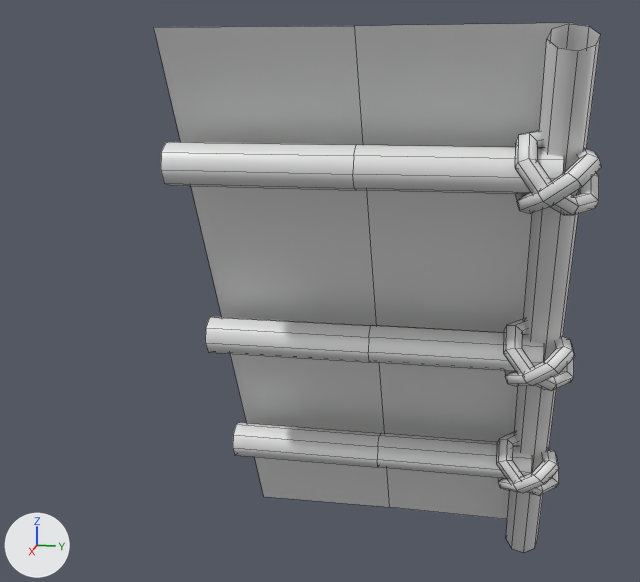
An edit to the FBX model Assets/Art/Models/Environment/ZeFoyerThatchWalls.fbx, drawn before and after from the same camera.
Both versions are drawn from a camera (50 mm lens) standing at (6.23, 0.7, 3.26) and looking at (1.56, -0.23, 2.09). Arrows for +X, +Y and +Z are at lower left; the lights stay in place. Mesh edges are drawn as thin lines. Where no turn or scale is listed for an object, it has been applied to the vertices.

The scene before the commit, as lines of its bpy script (objects in view):
```python
me_plane_010 = bpy.data.meshes.new('Plane.010')
me_plane_010.from_pydata(...)  # 382 vertices, 346 faces; spans x -0.04..2.13, y -1.0..1.19, z -0.15..3.48
# faces by material slot: [2, 8, 48, 288]
me_plane_010.materials.append(mat_thatch)  # white #e7e7e7
me_plane_010.materials.append(mat_log)  # white #e7e7e7
me_plane_010.materials.append(mat_logbarkless)  # white #e7e7e7
me_plane_010.materials.append(mat_ladiesparlourwalls)  # white #e7e7e7
ob_zefoyerthatchwalls = bpy.data.objects.new('ZeFoyerThatchWalls', me_plane_010)
ob_zefoyerthatchwalls.location = (0.0, 0.0, 0.0)
```
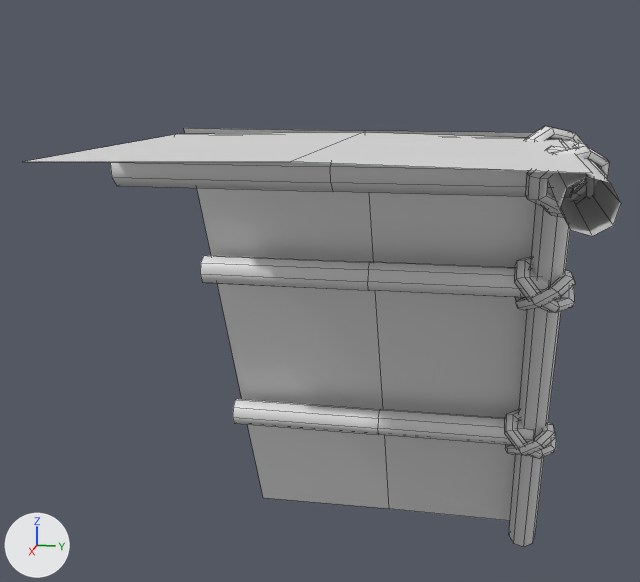
Commit message: Kitbashing on Ze Foyer

What differs and where, as boxes [x1, y1, x2, y2] in the pictures (640 x 582 px; the box of a moved part takes in the faces that stretch with it):
'ZeFoyerThatchWalls', reshaped (33% wider, 20% shorter)
    before: [154, 23, 601, 552]
    after: [24, 126, 621, 547]
part 1 of me_plane_010, moved or reshaped
    before: [154, 23, 573, 519]
    after: [184, 128, 536, 521]
part 2 of me_plane_010, moved or reshaped
    before: [506, 24, 601, 552]
    after: [509, 140, 581, 547]
part 3 of me_plane_010, moved or reshaped
    before: [233, 422, 532, 478]
    after: [233, 399, 534, 445]
part 4 of me_plane_010, moved or reshaped
    before: [496, 432, 559, 496]
    after: [504, 410, 556, 458]
part 5 of me_plane_010, moved or reshaped
    before: [498, 449, 559, 493]
    after: [505, 423, 556, 456]
part 6 of me_plane_010, moved or reshaped
    before: [205, 317, 544, 371]
    after: [200, 255, 549, 298]
part 7 of me_plane_010, moved or reshaped
    before: [503, 319, 574, 391]
    after: [514, 257, 575, 313]
part 8 of me_plane_010, moved or reshaped
    before: [505, 336, 575, 386]
    after: [515, 270, 575, 310]
part 9 of me_plane_010, moved or reshaped
    before: [515, 131, 599, 215]
    after: [525, 126, 584, 144]
part 10 of me_plane_010, moved or reshaped
    before: [515, 148, 601, 214]
    after: [566, 140, 588, 147]
part 11 of me_plane_010, added
    after: [525, 146, 609, 209]
part 12 of me_plane_010, added
    after: [543, 146, 607, 218]
part 13 of me_plane_010, added
    after: [175, 133, 562, 140]
part 14 of me_plane_010, added
    after: [110, 162, 573, 198]
part 15 of me_plane_010, added
    after: [548, 140, 621, 236]
part 16 of me_plane_010, cut back
    before: [161, 142, 564, 194]
    after: [24, 132, 593, 174]

Diff of the bpy script that builds the scene:
```diff
--- a/Assets/Art/Models/Environment/ZeFoyerThatchWalls.fbx.py
+++ b/Assets/Art/Models/Environment/ZeFoyerThatchWalls.fbx.py
@@ me_plane_010 @@
-me_plane_010.from_pydata(...)  # 382 vertices, 346 faces; spans x -0.04..2.13, y -1.0..1.19, z -0.15..3.48
+me_plane_010.from_pydata(...)  # 524 vertices, 468 faces; spans x -0.01..3.25, y -1.0..1.15, z -0.11..3.01
+# me_plane_010 part 1: the loose piece of 6 vertices spanning x -0.04..1.9, y -1.0..1.0, z 0.0..3.48 is scaled about its middle by (0.789, 1, 0.851), then moved by (-0.17, 0.0, -0.26)
+# me_plane_010 part 2: the loose piece of 16 vertices spanning x -0.02..2.13, y 0.88..1.11, z -0.15..3.47 is scaled about its middle by (0.789, 0.825, 0.851), then moved by (-0.2, 0.0, -0.23)
+# me_plane_010 part 3: the loose piece of 24 vertices spanning x 0.55..0.78, y -1.0..1.0, z 0.66..0.89 is scaled about its middle by (0.753, 1, 0.753), then moved by (0.01, 0.0, 0.21)
+# me_plane_010 part 4: the loose piece of 48 vertices spanning x 0.51..0.83, y 0.78..1.19, z 0.57..0.98 is scaled about its middle by (0.755, 0.825, 0.752), then moved by (0.01, 0.0, 0.21)
+# me_plane_010 part 5: the loose piece of 48 vertices spanning x 0.44..0.92, y 0.79..1.17, z 0.57..0.9 is scaled about its middle by (0.749, 0.825, 0.762), then moved by (0.01, 0.0, 0.22)
+# me_plane_010 part 6: the loose piece of 24 vertices spanning x 1.05..1.28, y -1.0..1.0, z 1.57..1.8 is scaled about its middle by (0.753, 1, 0.753), then moved by (0.08, 0.0, 0.43)
+# me_plane_010 part 7: the loose piece of 48 vertices spanning x 1.02..1.34, y 0.78..1.19, z 1.48..1.88 is scaled about its middle by (0.755, 0.825, 0.752), then moved by (0.08, 0.0, 0.43)
+# me_plane_010 part 8: the loose piece of 48 vertices spanning x 0.95..1.42, y 0.79..1.17, z 1.48..1.8 is scaled about its middle by (0.749, 0.825, 0.762), then moved by (0.08, 0.0, 0.44)
+# me_plane_010 part 9: the loose piece of 48 vertices spanning x 1.63..1.95, y 0.78..1.19, z 2.59..3.0 is multiplied about its middle by the matrix ((0.674, 0.03, 0.395), (-0.022, 0.781, -0.021), (-0.396, 0.007, 0.674)), then moved by (-0.16, 0.0, 0.06)
+# me_plane_010 part 10: the loose piece of 48 vertices spanning x 1.56..2.03, y 0.79..1.17, z 2.59..2.91 is multiplied about its middle by the matrix ((0.671, -0.023, 0.387), (0.01, 0.774, 0.028), (-0.388, -0.02, 0.671)), then moved by (-0.18, 0.0, 0.07)
+# me_plane_010 part 11: the loose piece of 48 vertices spanning x 1.63..1.95, y 0.78..1.19, z 2.59..3.0 is copied, and the copy is multiplied about its middle by the matrix ((0.373, 0.029, 0.687), (-0.022, 0.781, -0.021), (-0.687, -0.01, 0.373)), then moved by (0.62, 0.0, 0.04); it spans x 2.26..2.57, y 0.81..1.15, z 2.7..2.97
+# me_plane_010 part 12: the loose piece of 48 vertices spanning x 1.63..1.95, y 0.78..1.19, z 2.59..3.0 is copied, and the copy is multiplied about its middle by the matrix ((-0.234, -0.732, 0.1), (0.172, 0.048, 0.754), (-0.719, 0.249, 0.148)), then moved by (0.6, 0.0, 0.02); it spans x 2.23..2.54, y 0.83..1.14, z 2.67..2.96
+# me_plane_010 part 13: a new loose piece of 24 vertices spanning x 1.55..1.72, y -1.0..1.0, z 2.78..2.94, in mat_logbarkless (white #e7e7e7)
+# me_plane_010 part 14: a new loose piece of 24 vertices spanning x 2.33..2.49, y -1.0..1.0, z 2.76..2.93, in mat_logbarkless (white #e7e7e7)
+# me_plane_010 part 15: a new loose piece of 16 vertices spanning x 1.54..3.25, y 0.9..1.09, z 2.74..2.94, in mat_log (white #e7e7e7)
+# me_plane_010 part 16: 24 vertices removed from x 1.66..1.89, y -1.0..1.0, z 2.68..2.91; 6 vertices added at x 1.55..3.25, y -1.0..1.0, z 2.94..2.96
 me_plane_010.materials.append(mat_thatch)
```
